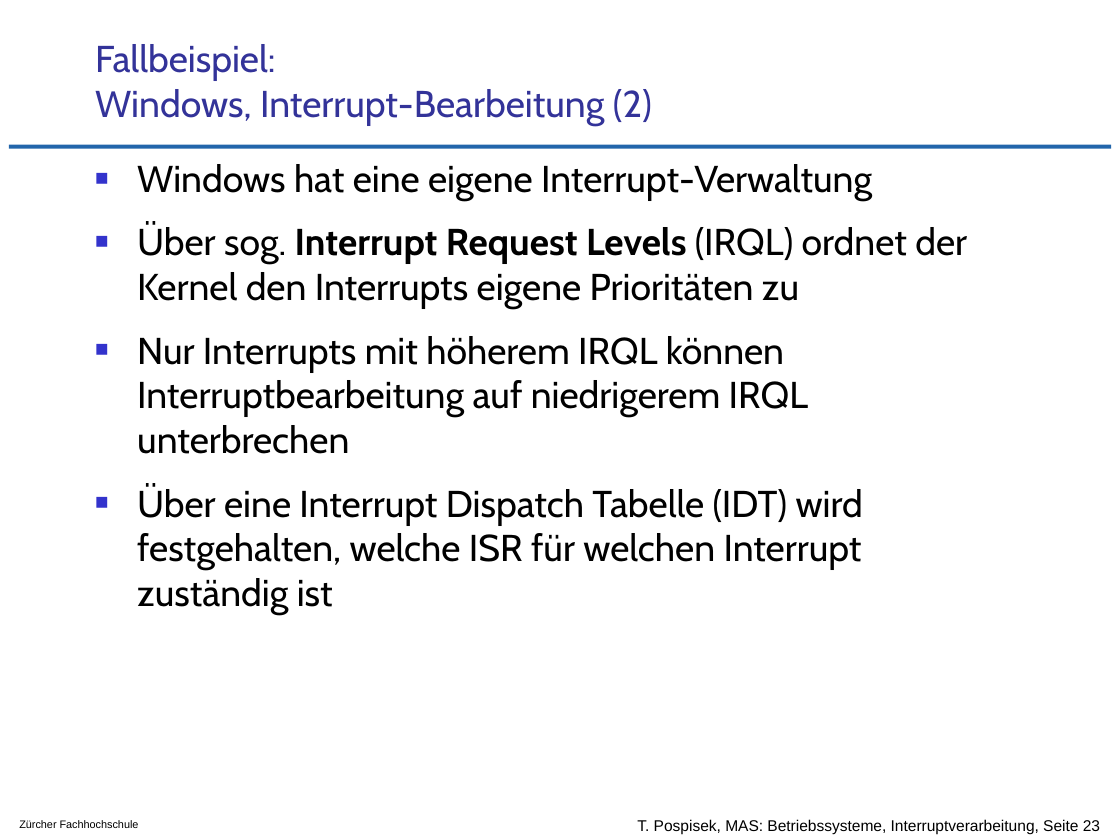
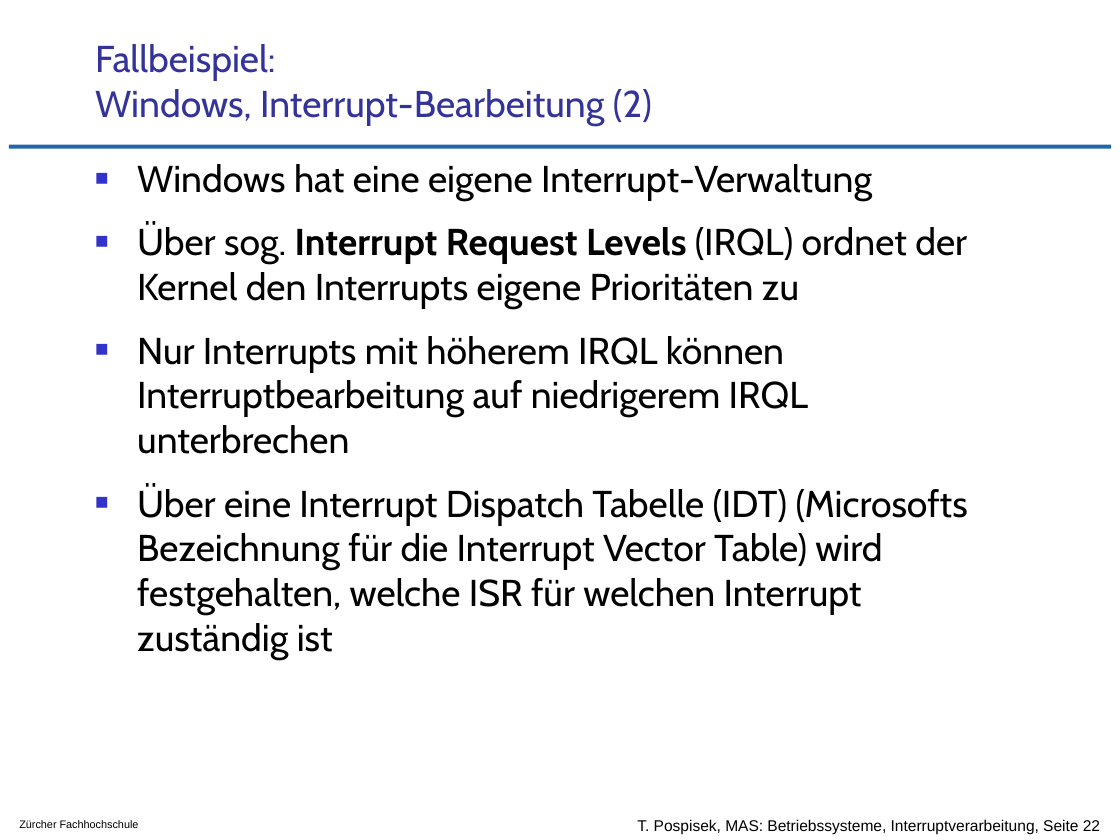
Before and after one commit to tpo/betriebssysteme, a slide deck: slide 22 of 04-3_Interruptverarbeitung_in_Betriebssystemen.odp (slide 23 before the commit). Drawn at 1120x840 pixels with LibreOffice and Linux fonts; fonts in the diff are those of the drawing; background and template pictures are left out. Boxes give left, top, right and bottom in pixels: in the first picture for what was removed or moved away, otherwise in the second. Text is boxed around its words. In the diff, an @@ line names an element or a change of style, - is before the commit and + after.

Commit message:
diverse Änderungen
S.9 farbig gemacht
S.17 vereinfacht
S.18 gelöscht und dafür S.19 erweitert
S.18/S.19 Reihenfolge vertauscht
S.22 IVT == IDT
S.23 gelöscht
S.26 irrelevantes rausgelöscht
S.27 Grammatik
S.27 Windows DPC ~= Linux Tasklet

```diff
--- a/04-3_Interruptverarbeitung_in_Betriebssystemen.odp
+++ b/04-3_Interruptverarbeitung_in_Betriebssystemen.odp
@@ text at [137, 485, 968, 659]: text changed @@
-■ Über eine Interrupt Dispatch Tabelle (IDT) wird festgehalten, welche ISR für welchen Interrupt zuständig ist
+■ Über eine Interrupt Dispatch Tabelle (IDT) (Microsofts Bezeichnung für die Interrupt Vector Table) wird festgehalten, welche ISR für welchen Interrupt zuständig ist
@@ text at [637, 819, 1100, 834]: text changed @@
-T. Pospisek, MAS: Betriebssysteme, Interruptverarbeitung, Seite 23
+T. Pospisek, MAS: Betriebssysteme, Interruptverarbeitung, Seite 22
```
Also in this commit, not shown: 6 other slides changed, 2 slides added, 4 slides removed.
